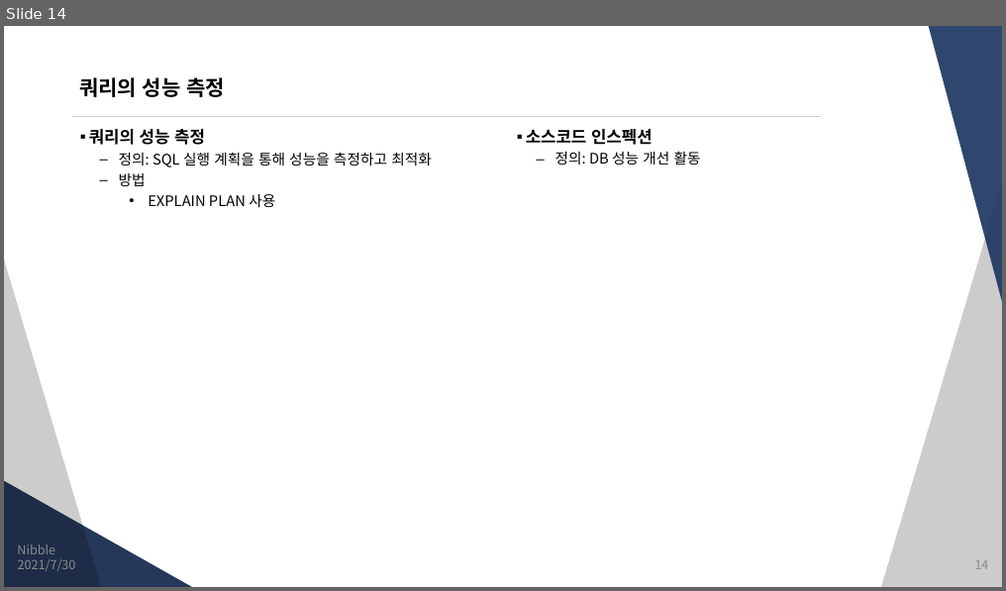
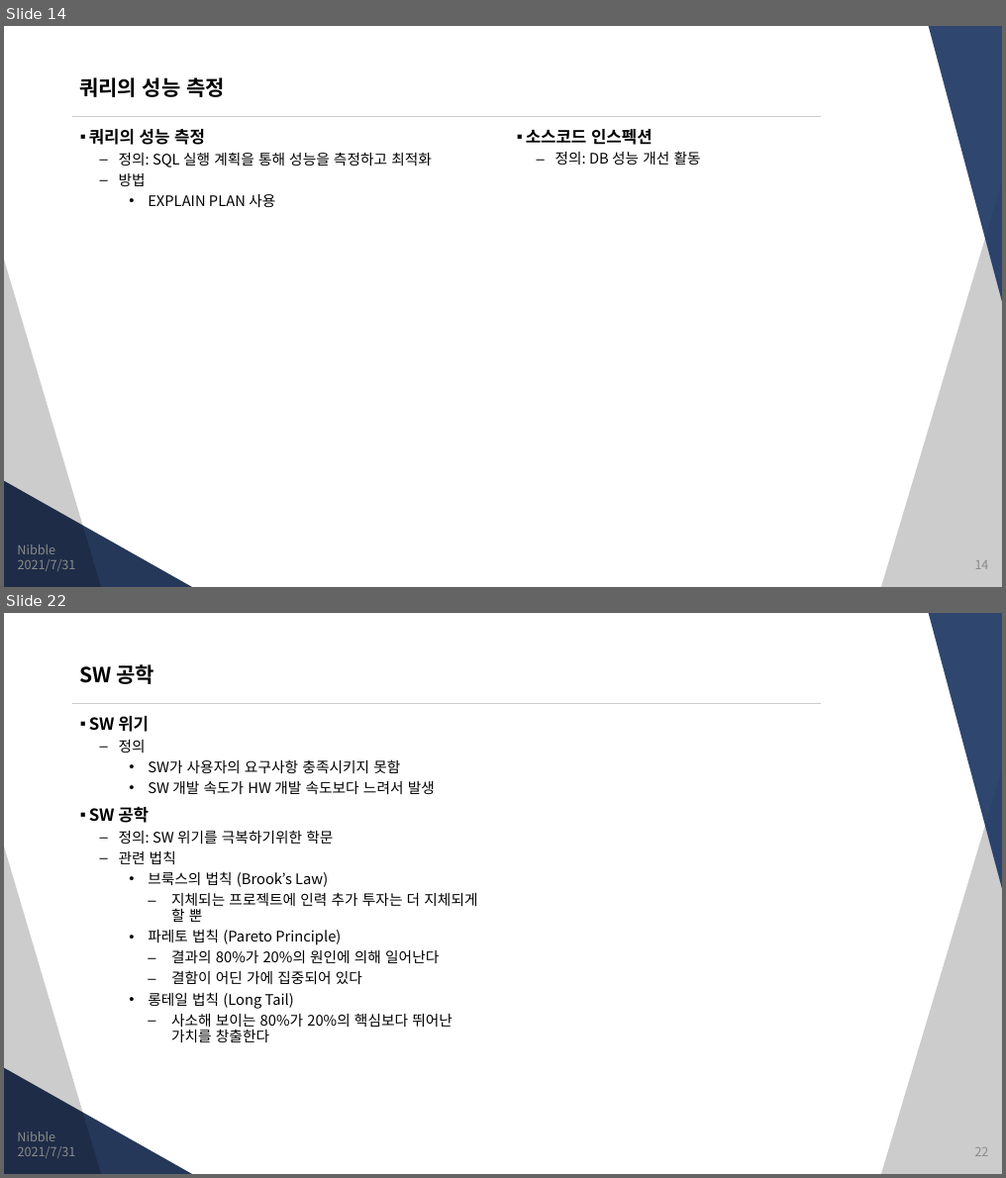
Before and after one commit to JungSangHyeon/2021-TIL, a slide deck: 정보처리기사/2. 소프트웨어 개발.pptx. Shown one above the other, each under a label of ours: slide 14 before the commit, slides 14 and 22 after it; the slides between them are not shown. The pictures are 1006x591 and 1006x1178 pixels, drawn with LibreOffice and Linux fonts; fonts in the diff are those of the drawing. Boxes give left, top, right and bottom in pixels: in the first picture for what was removed or moved away, otherwise in the second. Text is boxed around its words. In the diff, an @@ line names an element or a change of style, - is before the commit and + after.

```diff
--- a/정보처리기사/2. 소프트웨어 개발.pptx
+++ b/정보처리기사/2. 소프트웨어 개발.pptx
@@ slide 22 added at (4, 613, 1002, 1174), background #FFFFFF; not listed: 5 template elements that a slide beside it also shows @@
@@ title added at (79, 664, 154, 684), 20 pt, text #000000, bold @@
+SW 공학
@@ text added at (89, 716, 477, 1043), 14 pt, text #000000 @@
+▪ SW 위기
+  – 정의
+    • SW가 사용자의 요구사항 충족시키지 못함
+    • SW 개발 속도가 HW 개발 속도보다 느려서 발생
+▪ SW 공학
+  – 정의: SW 위기를 극복하기위한 학문
+  – 관련 법칙
+    • 브룩스의 법칙 (Brook’s Law)
+      – 지체되는 프로젝트에 인력 추가 투자는 더 지체되게 할 뿐
+    • 파레토 법칙 (Pareto Principle)
+      – 결과의 80%가 20%의 원인에 의해 일어난다
+      – 결함이 어딘 가에 집중되어 있다
+    • 롱테일 법칙 (Long Tail)
+      – 사소해 보이는 80%가 20%의 핵심보다 뛰어난 가치를 창출한다
@@ text added at (17, 1132, 55, 1142), 12 pt, text #8C8C8C @@
+Nibble
@@ text added at (18, 1147, 76, 1158), 12 pt, text #8C8C8C @@
+2021/7/31
@@ page number added at (975, 1148, 989, 1157), 12 pt, text #8C8C8C @@
+22
@@ slide 14 changed as well @@
@@ text at (18, 560, 76, 571): text changed @@
-2021/7/30
+2021/7/31
```
Also in this commit, not shown: 12 other slides changed, 9 other slides added.
